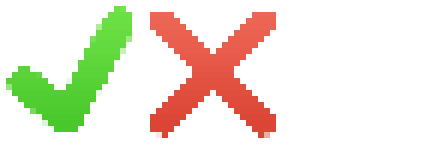
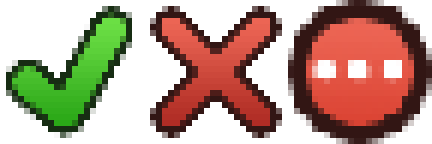
Layered file, before and after one edit (432 × 144). Changes by layer:
added layer "pend" above "err" over (288, 0, 432, 144)
added layer "err" above "corr" over (150, 6, 282, 138)
added layer "corr" above "cross_mark_flat" over (6, 6, 132, 138)
hid "cross_mark_flat" over (150, 12, 276, 138)
hid "check_mark_flat" over (6, 6, 132, 132)
